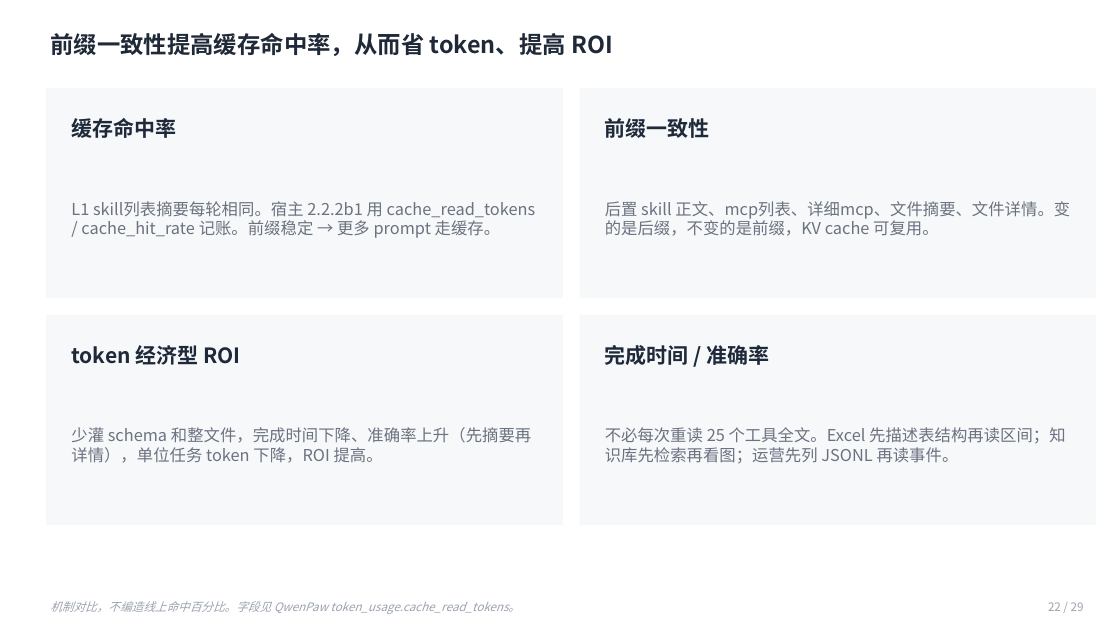
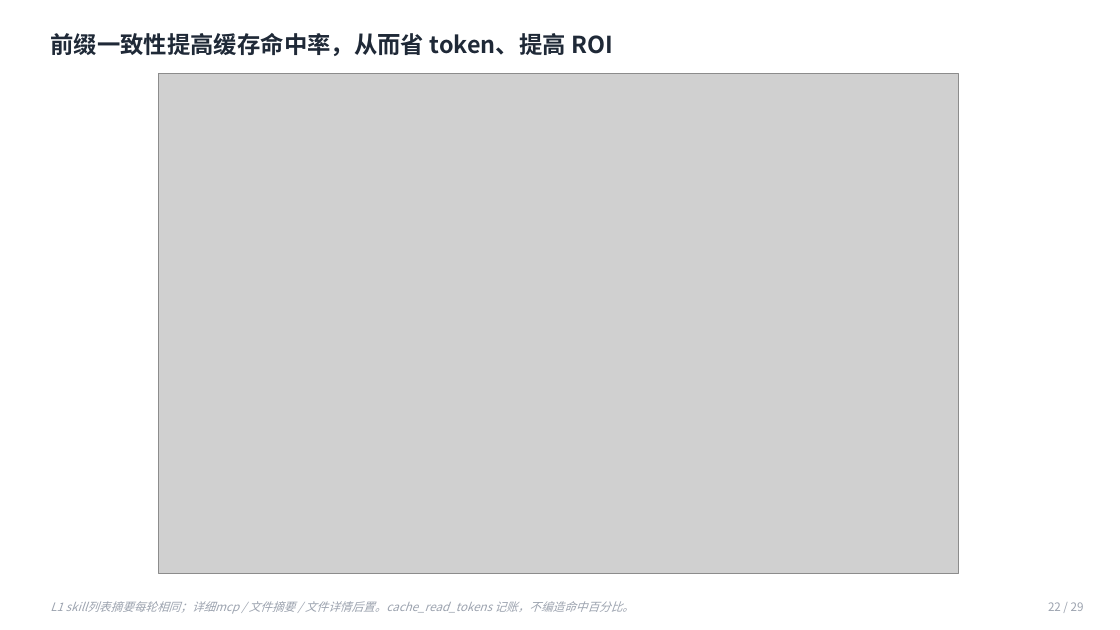
Before and after one commit to LiNan1984/shunde-poc, a slide deck: slide 22 of docs/演示材料/顺德POC四助手架构.pptx. Drawn at 1120x630 pixels with LibreOffice and Linux fonts; fonts in the diff are those of the drawing; grey boxes stand for pictures. Boxes give left, top, right and bottom in pixels: in the first picture for what was removed or moved away, otherwise in the second. Text is boxed around its words. In the diff, an @@ line names an element or a change of style, - is before the commit and + after.

```diff
--- a/docs/演示材料/顺德POC四助手架构.pptx
+++ b/docs/演示材料/顺德POC四助手架构.pptx
@@ rectangle removed at bbox=[46, 88, 563, 298] @@
@@ picture added at bbox=[159, 74, 959, 574] @@
@@ rectangle removed at bbox=[580, 88, 1096, 298] @@
@@ text removed at bbox=[71, 118, 176, 138] @@
-缓存命中率
@@ text removed at bbox=[605, 118, 710, 138] @@
-前缀一致性
@@ text removed at bbox=[71, 201, 536, 238] @@
-L1 skill列表摘要每轮相同。宿主 2.2.2b1 用 cache_read_tokens / cache_hit_rate 记账。前缀稳定 → 更多 prompt 走缓存。
@@ text removed at bbox=[605, 201, 1070, 236] @@
-后置 skill 正文、mcp列表、详细mcp、文件摘要、文件详情。变的是后缀，不变的是前缀，KV cache 可复用。
@@ rectangle removed at bbox=[46, 315, 563, 525] @@
@@ rectangle removed at bbox=[580, 315, 1096, 525] @@
@@ text removed at bbox=[71, 345, 240, 365] @@
-token 经济型 ROI
@@ text removed at bbox=[605, 345, 769, 365] @@
-完成时间 / 准确率
@@ text removed at bbox=[71, 427, 531, 463] @@
-少灌 schema 和整文件，完成时间下降、准确率上升（先摘要再详情），单位任务 token 下降，ROI 提高。
@@ text removed at bbox=[605, 427, 1065, 464] @@
-不必每次重读 25 个工具全文。Excel 先描述表结构再读区间；知识库先检索再看图；运营先列 JSONL 再读事件。
@@ text at bbox=[50, 601, 635, 614]: text changed @@
-机制对比，不编造线上命中百分比。字段见 QwenPaw token_usage.cache_read_tokens。
+L1 skill列表摘要每轮相同；详细mcp / 文件摘要 / 文件详情后置。cache_read_tokens 记账，不编造命中百分比。
```
Also in this commit, not shown: 3 other slides changed, 1 other file.
